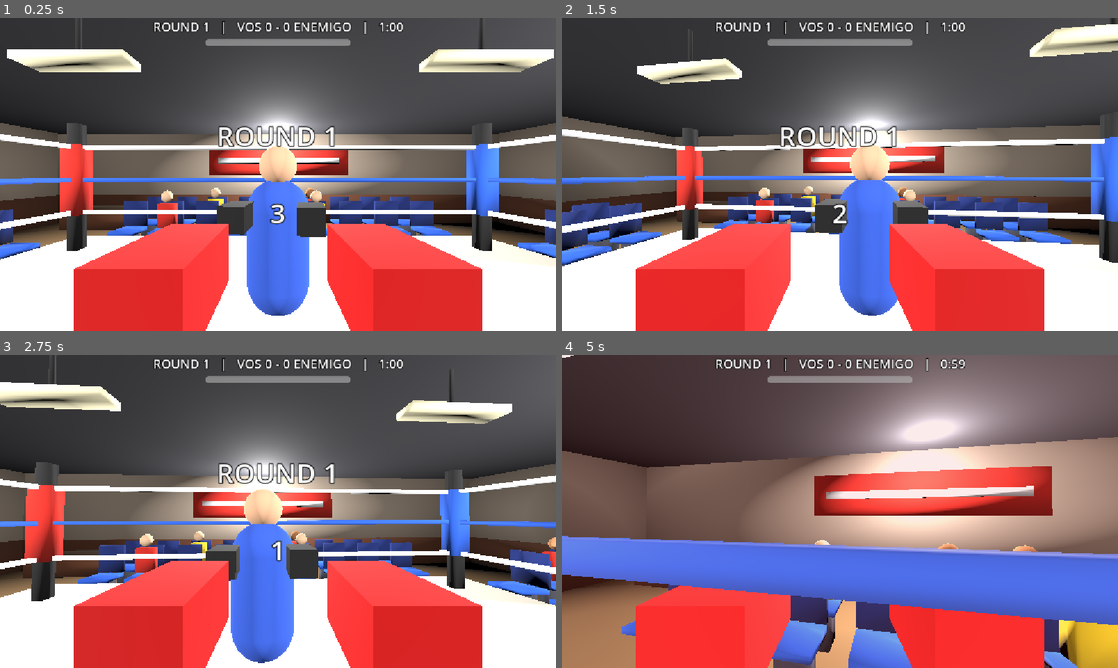
Above: before the commit, frames 1-4 (two rows, left to right).
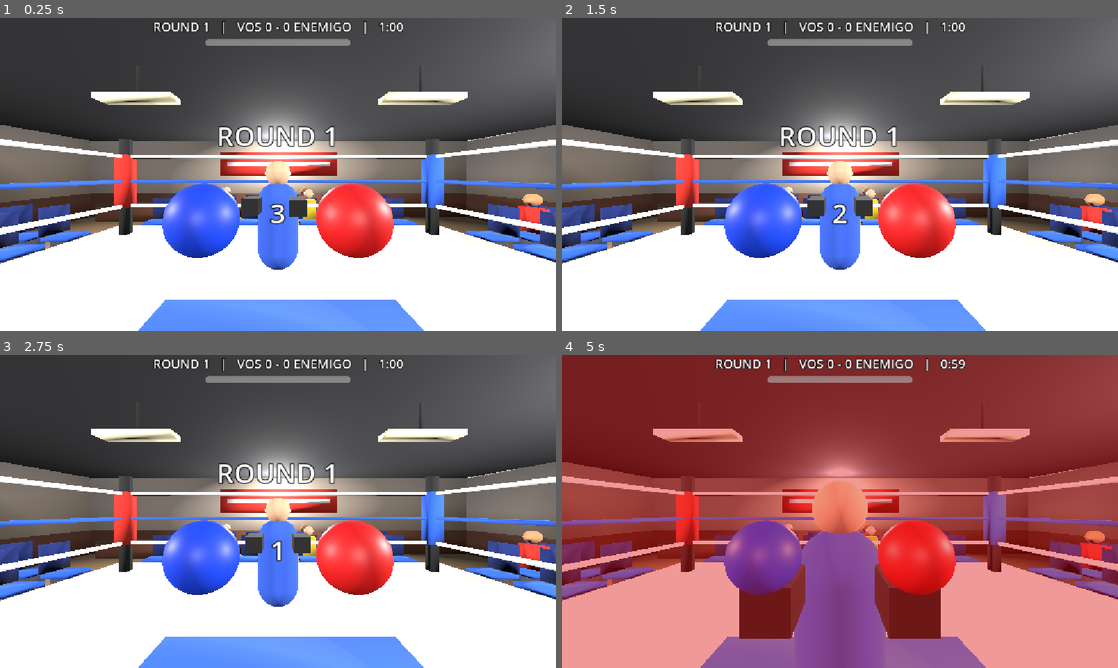
Above: after the commit, the same moments.

Repository: Rodimir909/JUEGO-VR
Game: Godot game, scene res://escenario_2.tscn
Same seed, same stepped clock (60 frames per second), same inputs: the game is played once before the commit and once after it. The project has no main scene, so this scene is started directly.
Inputs (mouse positions are in pixels of both pictures, inside the frame that each line leads up to):
- Up to frame 1 (0.25 s): no input
- Up to frame 2 (1.5 s): tap Enter at 0.5 s; move the mouse to (867, 174) at 0.52 s; hold E (block) 0.53-1.28 s; hold W (move_forward) from 0.53 s (still down); click (867, 174) at 0.67 s; move the mouse to (812, 174) at 1.27 s; tap E (block) at 1.35 s
- Up to frame 3 (2.75 s): keep holding W (move_forward); tap Space at 2 s; move the mouse to (289, 505) at 2.02 s; hold E (block) from 2.03 s (still down); click (289, 505) at 2.1 s
- Up to frame 4 (5 s): keep holding W (move_forward); tap Enter at 2.75 s; move the mouse to (834, 517) at 2.77 s; release E (block) at 2.78 s; right-click (834, 517) at 2.85 s; click (834, 517) at 2.92 s; tap E (block) at 3.05, 4.35 s; move the mouse to (878, 514) at 3.52 s; hold E (block) 3.53-4.28 s; tap R at 3.6 s; move the mouse to (795, 508) at 4.27 s

The runs differ from the first frame. In frame 1, 49% of the frame differs, in the area x 0-100%, y 0-100%; in frame 2, 51%; in frame 3, 49%; in frame 4, 99%.

Commit message:
l

Diff:
--- a/escenario_2.tscn
+++ b/escenario_2.tscn
@@ -2,7 +2,7 @@
 
 [ext_resource type="ArrayMesh" uid="uid://cydsvtnr884f5" path="res://Texturas/escenario_club.obj" id="1_ohcvn"]
 [ext_resource type="PackedScene" uid="uid://rgb4b6juon8d" path="res://scenes/enemy.tscn" id="3_c0wqe"]
-[ext_resource type="PackedScene" path="res://scenes/player ishma.tscn" id="4_dmn3s"]
+[ext_resource type="PackedScene" uid="uid://dp707odycbxuq" path="res://player/player.tscn" id="4_dmn3s"]
 [ext_resource type="PackedScene" uid="uid://6ufluadok1wr" path="res://scenes/hud.tscn" id="4_ohcvn"]
 
 [sub_resource type="StandardMaterial3D" id="StandardMaterial3D_ohcvn"]
@@ -37,8 +37,6 @@
 transform = Transform3D(1, 0, 0, 0, 1, 0, 0, 0, 1, 0, 0, -2.335)
 
 [node name="HUD" parent="." unique_id=944825964 instance=ExtResource("4_ohcvn")]
-
-[node name="Player" parent="." unique_id=1950537623 instance=ExtResource("4_dmn3s")]
 
 [node name="Ceiling" type="StaticBody3D" parent="." unique_id=522358502]
 transform = Transform3D(1, 0, 0, 0, 1, 0, 0, 0, 1, 0, 4.1, 0)
@@ -108,3 +106,6 @@
 [node name="CollisionShape3D5" type="CollisionShape3D" parent="StaticBody3D" unique_id=598333459]
 transform = Transform3D(1, 0, 0, 0, 1, 0, 0, 0, 1, -4.3471956, 1.5253227, 0.023948193)
 shape = SubResource("BoxShape3D_xhdhp")
+
+[node name="Player" parent="." unique_id=1988186890 instance=ExtResource("4_dmn3s")]
+transform = Transform3D(1, 0, 0, 0, 1, 0, 0, 0, 1, 0, 0.99328244, 0.699)
--- a/global.gd
+++ b/global.gd
@@ -38,6 +38,7 @@
 var enemy_punching := false
 var enemy_parrying := false    # ventana de contragolpe al cubrirse justo a tiempo
 var enemy_position := Vector3(0, 0, -2)
+
 
 # --- Valores ajustables ---
 var player_punch_damage := 15
--- a/player/player.gd
+++ b/player/player.gd
@@ -113,7 +113,7 @@
 
 var packet_age := 0.0
 var health := 0.0
-var guarding := false
+
 
 var pause_pose := false
 var pause_hold := 0.0
@@ -193,6 +193,7 @@
 	_tick_punches(delta)
 	_update_pause_gesture(delta)
 
+
 	# En pausa el cuerpo queda congelado; solo seguimos leyendo la webcam (para el cursor)
 	if get_tree().paused:
 		return
@@ -206,8 +207,12 @@
 		return
 	_check_hits("left", left_glove)
 	_check_hits("right", right_glove)
-
-
+	Global.player_position = global_position
+	$Head/RayCast3D.target_position=Global.enemy_position
+
+	var tangente := atan2($Head/RayCast3D.target_position.x, $Head/RayCast3D.target_position.z)
+	print (rad_to_deg(tangente))
+	rotation_degrees.y = rad_to_deg(tangente)-180
 # ---------------------------------------------------------------------
 # Lectura del paquete
 # ---------------------------------------------------------------------
@@ -439,9 +444,9 @@
 # ---------------------------------------------------------------------
 
 func _set_guard(active: bool) -> void:
-	if active == guarding:
-		return
-	guarding = active
+	if active == Global.player_blocking:
+		return
+	Global.player_blocking = active
 	if guard_glow:
 		_set_glove_glow(left_glove, active)
 		_set_glove_glow(right_glove, active)
@@ -462,7 +467,7 @@
 
 # Los enemigos llaman a esto. Devuelve true si el golpe fue bloqueado por completo.
 func take_hit(damage: float, attacker: Node = null) -> bool:
-	if guarding:
+	if Global.player_blocking:
 		blocked.emit(damage, attacker)
 		damage *= guard_damage_multiplier
 		if damage <= 0.0:
--- a/player/player.tscn
+++ b/player/player.tscn
@@ -1,8 +1,7 @@
 [gd_scene format=3 uid="uid://dp707odycbxuq"]
 
 [ext_resource type="Script" uid="uid://bf3rvsdt0axr5" path="res://player/player.gd" id="1_oul6g"]
-[ext_resource type="PackedScene" path="res://elementos de hud/pause_menu.tscn" id="2_pause"]
-[ext_resource type="Script" uid="uid://cyk3ca8tdmqyi" path="res://elementos de hud/pause_menu.gd" id="3_g1dw6"]
+[ext_resource type="PackedScene" uid="uid://dxlpgc8bq0gqh" path="res://elementos de hud/pause_menu.tscn" id="2_pause"]
 
 [sub_resource type="ProceduralSkyMaterial" id="ProceduralSkyMaterial_oul6g"]
 sky_horizon_color = Color(0.66224277, 0.6717428, 0.6867428, 1)
@@ -54,7 +53,6 @@
 shadow_enabled = true
 
 [node name="MeshInstance3D" type="MeshInstance3D" parent="." unique_id=361518633]
-visible = false
 mesh = SubResource("CapsuleMesh_cjdqc")
 
 [node name="CollisionShape3D" type="CollisionShape3D" parent="." unique_id=1950674586]
@@ -63,7 +61,9 @@
 [node name="Head" type="Node3D" parent="." unique_id=1791550276]
 transform = Transform3D(1, 0, 0, 0, 1, 0, 0, 0, 1, 0, 0.7, 0)
 
-[node name="Camera3D" type="Camera3D" parent="Head" unique_id=726571948]
+[node name="RayCast3D" type="RayCast3D" parent="Head" unique_id=851954044]
+
+[node name="Camera3D" type="Camera3D" parent="Head/RayCast3D" unique_id=726571948]
 transform = Transform3D(1, 0, 0, 0, 1, 0, 0, 0, 1, 0, 0, 0.22941065)
 fov = 80.0
 
@@ -86,8 +86,3 @@
 mesh = SubResource("SphereMesh_xhdhp")
 
 [node name="PauseMenu" parent="." unique_id=350889864 instance=ExtResource("2_pause")]
-script = ExtResource("3_g1dw6")
-cursor_size = 18.0
-cursor_color = Color(0, 1, 1, 1)
-hover_color = Color(1.4, 1.4, 0.6, 1)
-quit_on_exit = true
